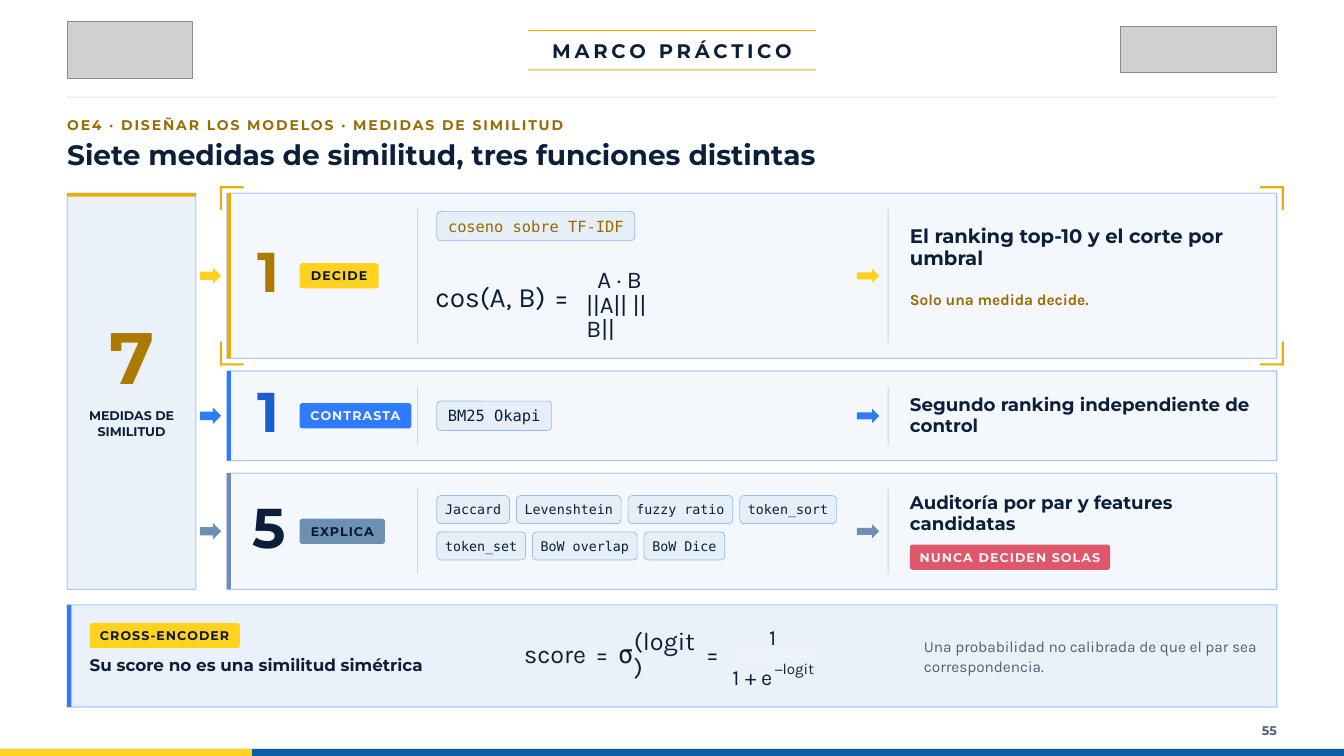
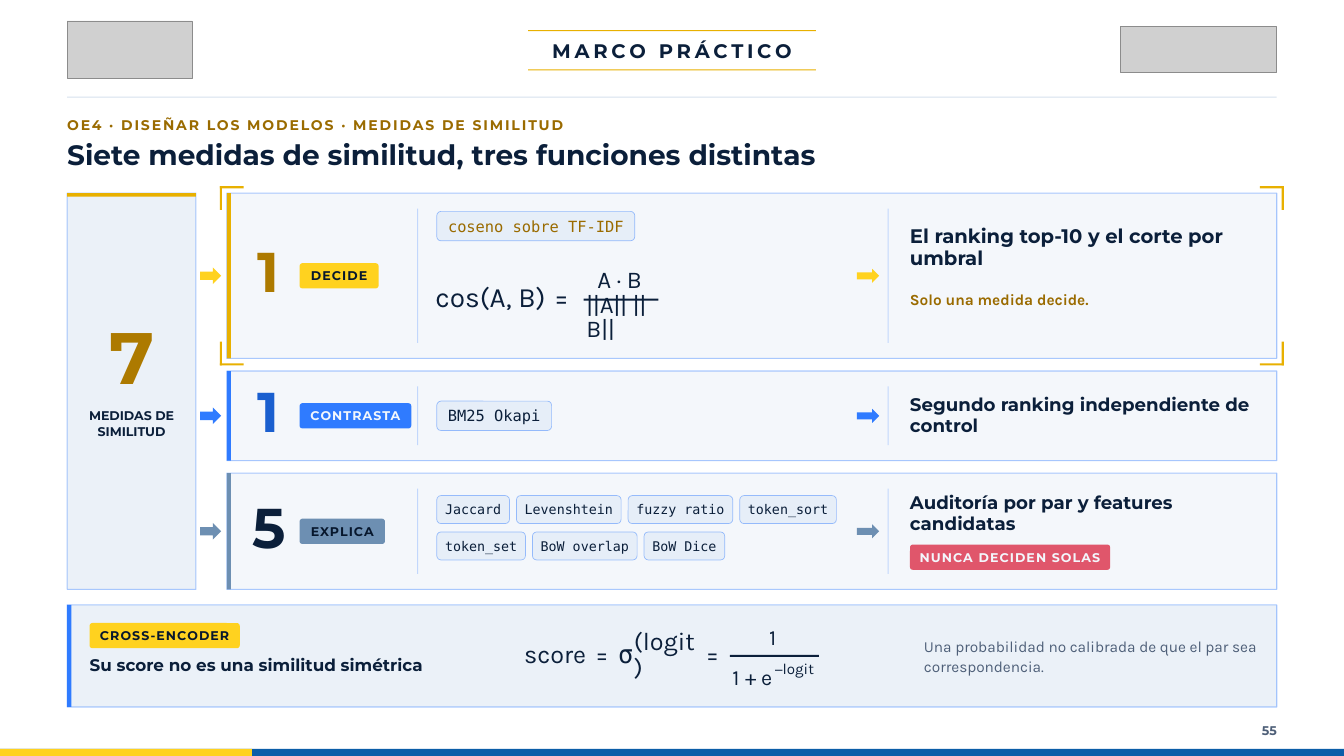
Before and after one commit to cmpeic/presentacion-trabajo-grado, a slide deck: slide 55 of canva/presentacion_trabajo_grado_canva.pptx. Drawn at 1344x756 pixels with LibreOffice and Linux fonts; fonts in the diff are those of the drawing; grey boxes stand for pictures. Boxes give left, top, right and bottom in pixels: in the first picture for what was removed or moved away, otherwise in the second. Text is boxed around its words. In the diff, an @@ line names an element or a change of style, - is before the commit and + after.

```diff
--- a/canva/presentacion_trabajo_grado_canva.pptx
+++ b/canva/presentacion_trabajo_grado_canva.pptx
@@ rectangle at box(583, 298, 658, 300): fill #F3F7FC to #0B1F3A @@
@@ rectangle at box(730, 655, 818, 657): fill #F3F7FC to #0B1F3A @@
```
Also in this commit, not shown: 7 other slides changed, 2 other files.
